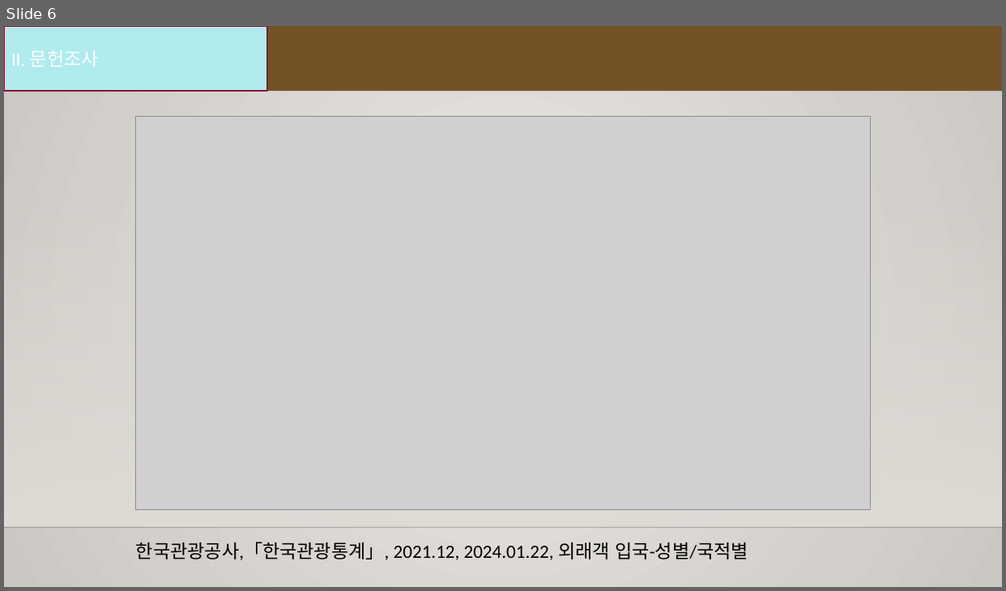
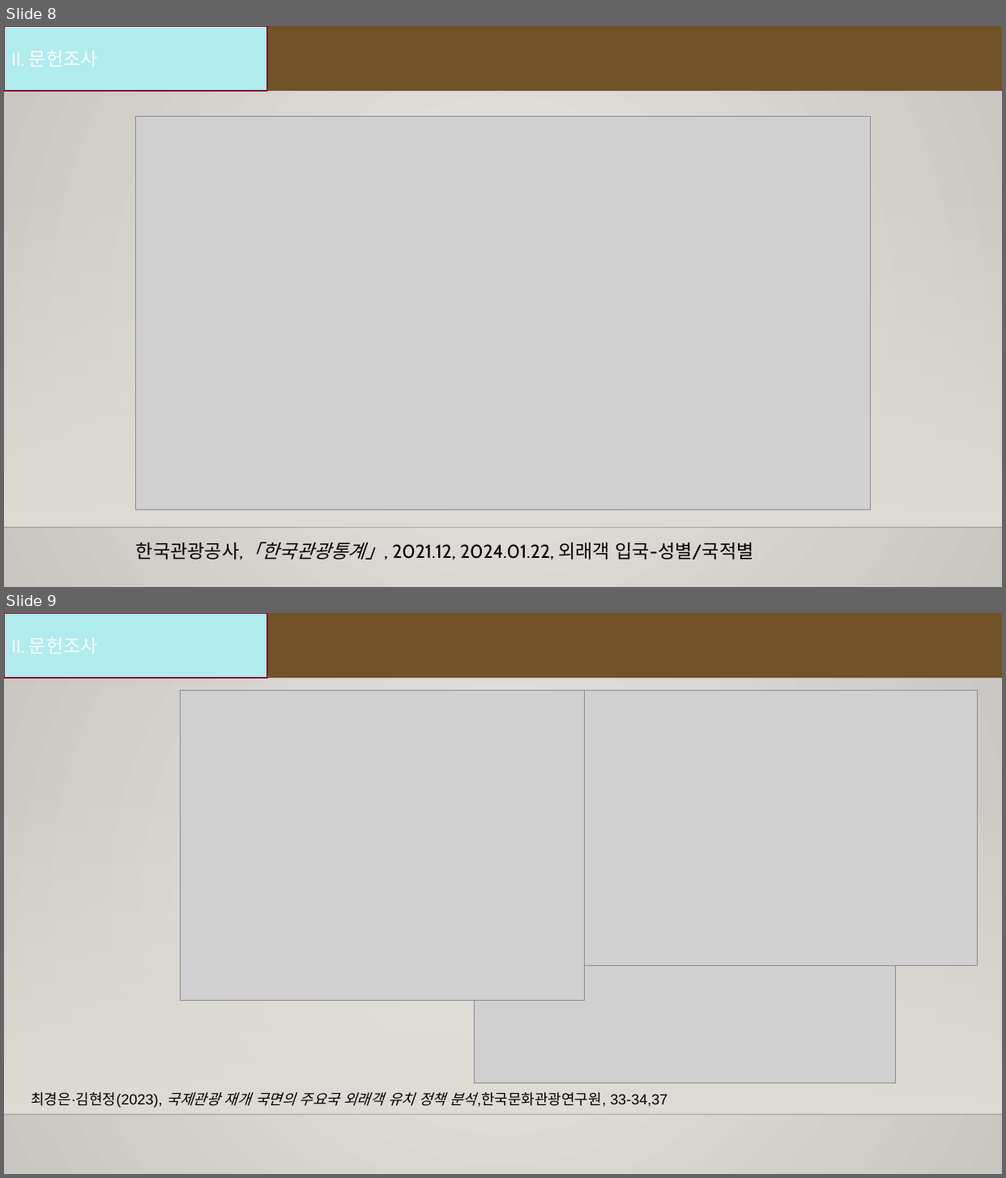
Before and after one commit to hyk2202/semi_project_2, a slide deck: Semi project.pptx. Shown one above the other, each under a label of ours: slide 6 before the commit, slides 8 and 9 after it. The pictures are 1006x591 and 1006x1178 pixels, drawn with LibreOffice and Linux fonts; fonts in the diff are those of the drawing; grey boxes stand for pictures; background and template pictures are left out. Boxes give left, top, right and bottom in pixels: in the first picture for what was removed or moved away, otherwise in the second. Text is boxed around its words. In the diff, an @@ line names an element or a change of style, - is before the commit and + after.

```diff
--- a/Semi project.pptx
+++ b/Semi project.pptx
@@ slide 9 added at (x1=4, y1=613, x2=1002, y2=1174), background gradient #EBE9E6 to #C9C5C0; not listed: 2 template elements that a slide beside it also shows @@
@@ rectangle added at (x1=4, y1=613, x2=1002, y2=678), fill #725328 @@
@@ rectangle added at (x1=4, y1=613, x2=267, y2=678), fill #B0EBEE, outline #851530 1.25 pt, 18 pt, text #FFFFFF @@
+II. 문헌조사
@@ picture added at (x1=181, y1=691, x2=585, y2=1002) @@
@@ picture added at (x1=584, y1=691, x2=978, y2=966) @@
@@ picture added at (x1=474, y1=946, x2=895, y2=1083) @@
@@ text added at (x1=31, y1=1093, x2=667, y2=1108), 14 pt, text #000000 @@
+최경은·김현정(2023), 국제관광 재개 국면의 주요국 외래객 유치 정책 분석,한국문화관광연구원, 33-34,37
@@ what was slide 6 is now slide 8 @@
@@ slide 8 changed as well @@
@@ background gradient #ECEAE7 to #CAC7C1 to gradient #EBE9E6 to #C9C5C0 @@
@@ rectangle "II. 문헌조사" at (x1=4, y1=26, x2=267, y2=91): font Calibri to Cabin; outline #871631 1.25 pt to #851530 1.25 pt @@
@@ text "한국관광공사,「한국관광통계」, 2021.12, 2024.01.22, 외래객 입국-성별/국적별" at (x1=136, y1=542, x2=754, y2=561): font Calibri to Cabin; italic on in "한국관광공사,「한국관광통계」," @@
```
Also in this commit, not shown: 5 other slides changed, 18 other slides added, 9 other files.
